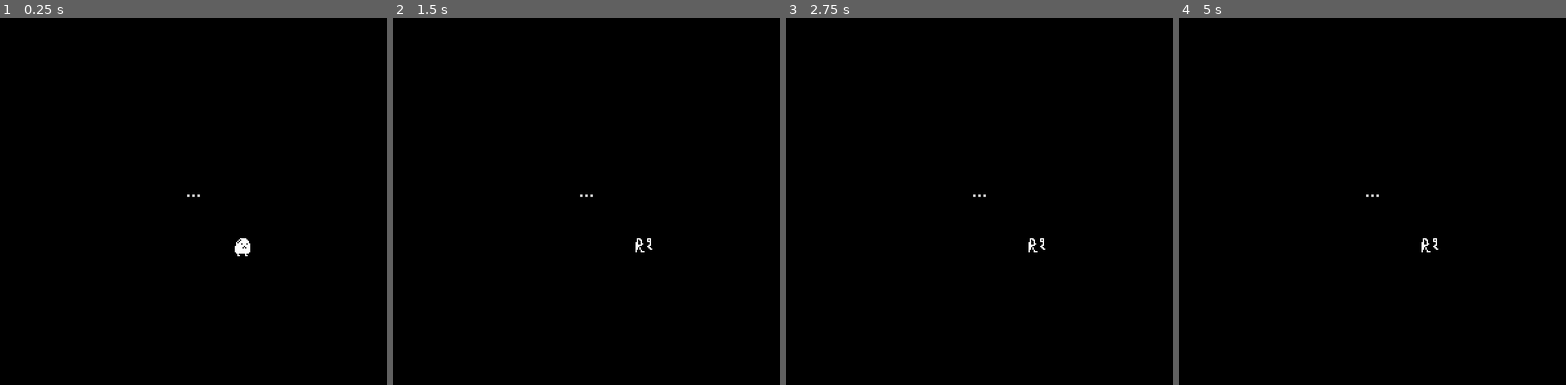
Above: before the commit, frames 1-4 (left to right).
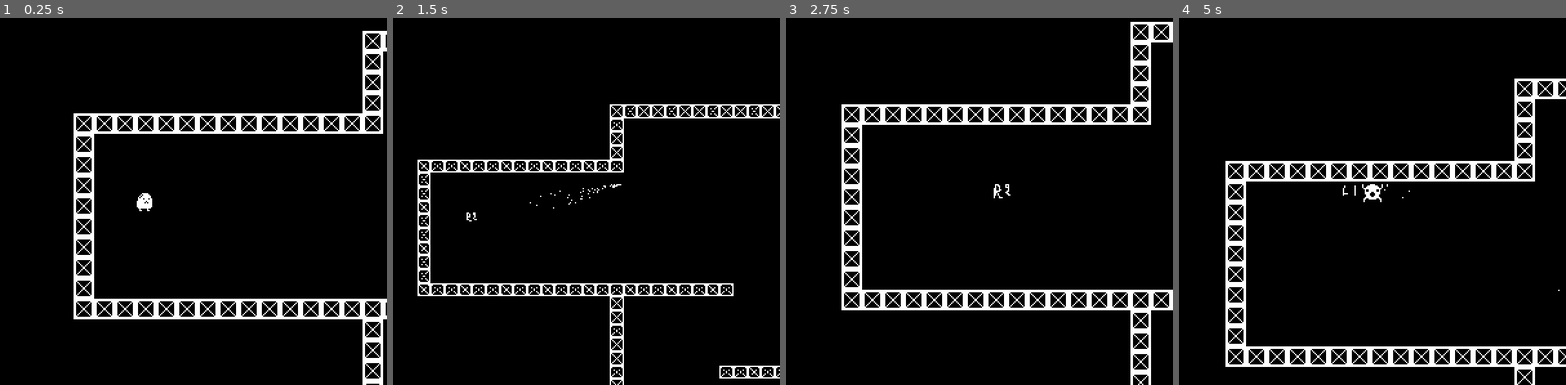
Above: after the commit, the same moments.

Repository: theowiik/PITCH-BLACK
Game: Godot game, scene res://scenes/Game.tscn
Two runs of this game, one before a commit and one after it. Both use one fixed random seed, a clock stepped at 60 frames per second and the inputs below.
Inputs (mouse positions are in pixels of both pictures, inside the frame that each line leads up to):
- Up to frame 1 (0.25 s): no input
- Up to frame 2 (1.5 s): move the mouse to (671, 172) at 0.52 s; hold D (right) 0.53-1.28 s; right-click (671, 172) at 0.6 s; move the mouse to (509, 212) at 1.27 s; hold S (down) from 1.28 s (still down); click (509, 212) at 1.35 s
- Up to frame 3 (2.75 s): move the mouse to (1018, 106) at 2.02 s; release S (down) at 2.03 s; hold D (right) from 2.03 s (still down); right-click (1018, 106) at 2.1 s
- Up to frame 4 (5 s): move the mouse to (1353, 267) at 2.77 s; release D (right) at 2.78 s; hold W (up) 2.78-3.53 s; click (1353, 267) at 2.85 s; move the mouse to (1488, 249) at 3.52 s; hold A (left) from 3.53 s (still down); right-click (1488, 249) at 3.6 s; move the mouse to (1256, 135) at 4.27 s; click (1256, 135) at 4.35 s

The runs differ from the first frame. In frame 1, 7.6% of the frame differs, in the area x 19-100%, y 3-100%; in frame 2, 4.5%; in frame 3, 7.7%, in the area x 14-100%, y 1-100%; in frame 4, 7.5%.

Commit message:
hidden enemies indicate that they are chasing u

Diff:
--- a/scenes/actors/Enemy.tscn
+++ b/scenes/actors/Enemy.tscn
@@ -21,6 +21,9 @@
 
 [sub_resource type="CircleShape2D" id=2]
 radius = 69.52
+
+[sub_resource type="CircleShape2D" id=3]
+radius = 12.5999
 
 [node name="Enemy" instance=ExtResource( 1 )]
 collision_layer = 2
@@ -60,5 +63,15 @@
 
 [node name="CollisionShape2D" type="CollisionShape2D" parent="DetectionArea" index="0"]
 shape = SubResource( 2 )
+
+[node name="DamageArea" type="Area2D" parent="." index="8"]
+collision_layer = 0
+
+[node name="CollisionShape2D" type="CollisionShape2D" parent="DamageArea" index="0"]
+shape = SubResource( 3 )
+
+[node name="IndicatorTimer" type="Timer" parent="." index="9"]
+one_shot = true
 [connection signal="timeout" from="RevealTime" to="." method="_on_RevealTime_timeout"]
 [connection signal="body_entered" from="DetectionArea" to="." method="_on_DetectionArea_body_entered"]
+[connection signal="body_entered" from="DamageArea" to="." method="_on_DamageArea_body_entered"]
--- a/scripts/Enemy.gd
+++ b/scripts/Enemy.gd
@@ -3,6 +3,7 @@
 class_name Enemy
 
 signal request_path
+signal indicate_walk
 
 var player: Actor
 var detected: bool = false
@@ -10,6 +11,7 @@
 var chasing: bool = false
 var path := PoolVector2Array();
 onready var nav_2d: Navigation2D = $Navigation2D
+onready var walk_indicator: PackedScene = preload("res://scenes/Smoke.tscn")
 
 func _ready():
 	add_to_group("enemies")
@@ -18,6 +20,13 @@
 func _physics_process(delta):
 	if player == null || not chasing || chocked:
 		return
+
+	if $IndicatorTimer.is_stopped():
+		var instance = walk_indicator.instance()
+		instance.global_position = global_position
+		instance.emitting = true
+		emit_signal("indicate_walk", instance)
+		$IndicatorTimer.start()
 
 	if ($NavigationRate.is_stopped()):
 		emit_signal("request_path", global_position, player.global_position, self)
@@ -72,3 +81,6 @@
 func _on_DetectionArea_body_entered(body):
 	if body is Player:
 		chasing = true
+
+func _on_DamageArea_body_entered(body):
+	body.take_damage(50)
--- a/scripts/Game.gd
+++ b/scripts/Game.gd
@@ -15,8 +15,8 @@
 ]
 
 func _ready() -> void:
-	intro()
-	yield(self, "cutscene_finished")
+	#intro()
+	#yield(self, "cutscene_finished")
 
 	# Signals
 	player.connect("shoot", self, "on_shoot")
@@ -46,10 +46,11 @@
 
 func reset_room() -> void:
 	# Remove current level
-	var lvl: Node2D = $Level.get_child(0)
-	$Level.remove_child(lvl)
-	if lvl != null:
-		lvl.queue_free()
+	if $Level.get_children().size() > 0:
+		var lvl: Node2D = $Level.get_child(0)
+		$Level.remove_child(lvl)
+		if lvl != null:
+			lvl.queue_free()
 
 	# Create nodes
 	var nextLevel: PackedScene = load(levels[current_level])
@@ -66,6 +67,8 @@
 		enemy.player = player
 		if not enemy.is_connected("request_path", self, "on_request_path"):
 			enemy.connect("request_path", self, "on_request_path")
+		if not enemy.is_connected("indicate_walk", self, "add_child"):
+			enemy.connect("indicate_walk", self, "add_child")
 
 	# Door
 	var teleporter: Teleporter = instance.get_node("Teleporter")
Not shown: 1 places in scenes/actors/Enemy.tscn that only renumber resources
